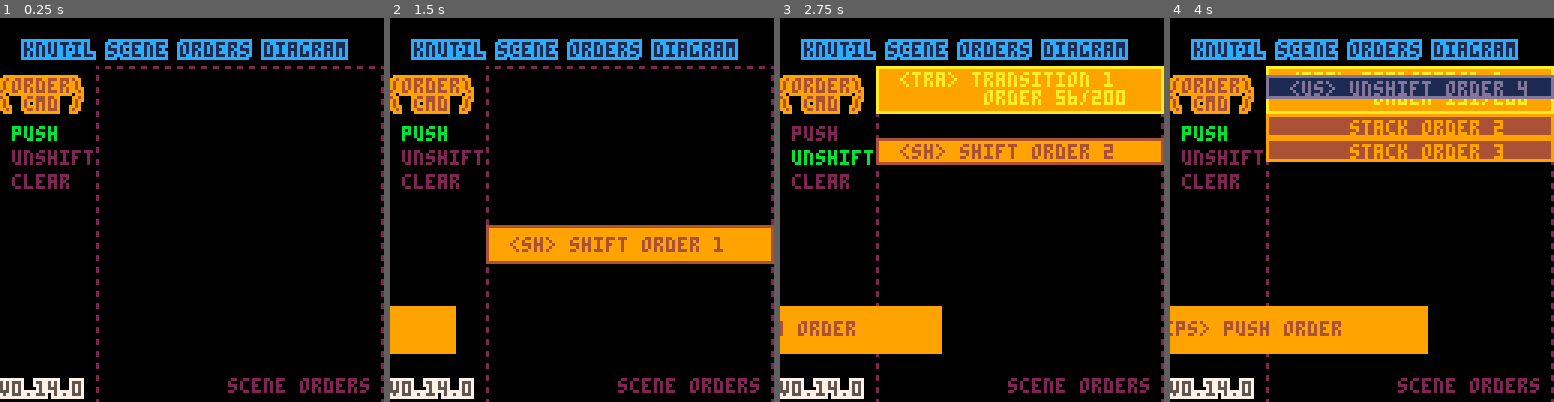
Above: before the commit, frames 1-4 (left to right).
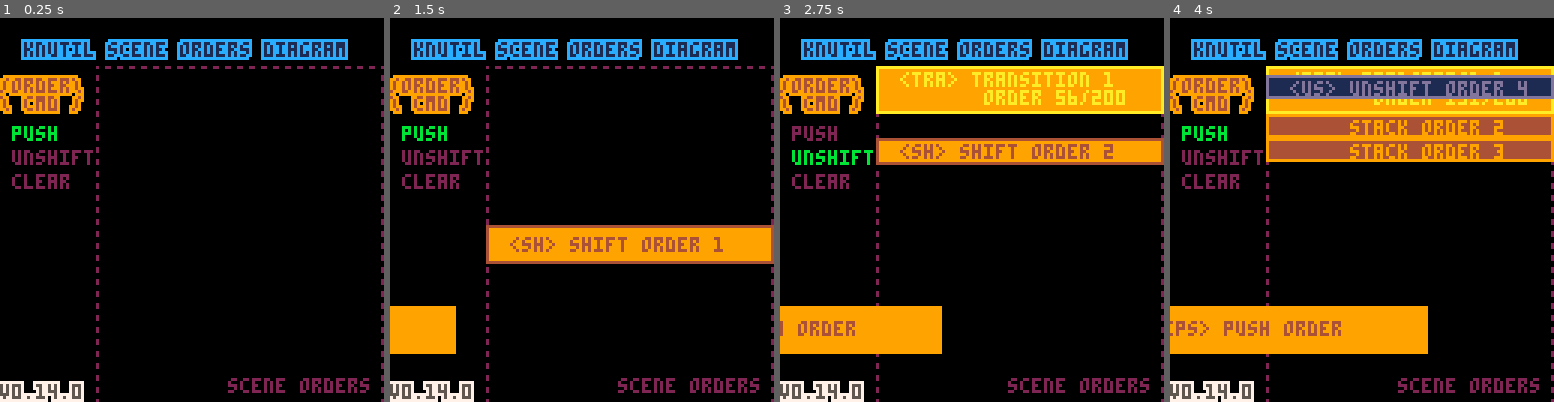
Above: after the commit, the same moments.

Repository: bitchunk/knutil
Game: PICO-8 cartridge knutil.p8
Same seed, same stepped clock (60 frames per second), same inputs: the game is played once before the commit and once after it.
Inputs:
- Up to frame 1 (0.25 s): no input
- Up to frame 2 (1.5 s): tap O (Z key) at 0.33, 0.7, 1.43 s; tap X (X key) at 1.07 s
- Up to frame 3 (2.75 s): hold Left 1.97-2.37 s; tap X (X key) at 2.07, 2.4, 2.73 s; tap O (Z key) at 2.22 s; hold Down from 2.42 s (still down)
- Up to frame 4 (4 s): release Down at 2.82 s; hold Right 2.87-3.53 s; tap X (X key) at 3.07, 3.4, 3.73 s; tap O (Z key) at 3.1, 3.98 s; hold Up from 3.58 s (still down)

The runs differ from the first frame. In frame 1, 0.6% of the frame differs, in the area x 0-22%, y 93-100%; in frame 2, 0.6%; in frame 3, 0.6%; in frame 4, 0.6%.

Commit message:
- dbg:support for nil - amid:change the order of arguments. - htd:change from tmap to foreach. - ecpalt:be sure to perform initialization of the transparency settings. - htbl:token cost cut, note second return value. - dmp:added _update_buttons(). - tmap:support for false replacements. - ttable:use count() to determine. - mkpal:arguments before and after the change. support for multiple palette sets. - replace:support for multiple replacements. - oprint:inherit outline() and rename function. - msplit:wrapper for split() is eliminated and renamed. - scene:  - cmdscenes:changed to scmd. for a while cmdscenes will remain for compatibility.
- [deleted]:
 - toc
 - tonorm
 - ecmkpal

Diff:
--- a/knutil.p8
+++ b/knutil.p8
@@ -5,8 +5,8 @@
 --@shiftalow / bitchunk
 version='v0.14.0'
 --set1:basic
-function amid(c,a)
-return mid(c,a,-a)
+function amid(...)
+	return mid(-...,...)
 end
 
 function bpack(w,s,b,...)
@@ -42,27 +42,17 @@
 
 function ecpalt(p)
 	palt()
-	for i,v in pairs(p) do
+	tmap(p,function(v,i)
 		palt(i,v==0)
-	end
-end
-
---function ecpalt(p)
---for i,v in pairs(p) do
---if v==0 then
---palt(i,true)
---end
---end
---end
+	end)
+end
 
 function htd(b,n)
-local a,t={},msplit(b,n or 2)
-if t then
-tmap(t,function(v)
-add(a,tonum('0x'..v))
-end)
-return a
-end
+	local a={}
+	foreach(msplit(b,n or 2),function(v)
+		add(a,tonum('0x'..v))
+	end)
+	return a
 end
 
 function htbl(ht,c)
@@ -309,13 +299,14 @@
 end)
 end
 
-function cmdscenes(b,p,...)
+function scmd(b,p,...)
 return tmap(msplit(replace(b,"\t",""),"\n",' '),function(v)
 local s,m,f,d=unpack(v)
 return _scal[s] and _scal[s][m](f,tonum(d),p or {}) or false
 end)
-,... and cmdscenes(...)
-end
+,... and scmd(...)
+end
+cmdscenes=scmd
 
 function transition(v)
  v.tra()
@@ -360,16 +351,18 @@
 
 --dbg
 function dbg(...)
-if ...~=nil then
-add(_dbgv,{...})
-else
-tmap(_dbgv,function(t,y)
-oprint(join(' ',unpack(ttable(t) or {t})),0,121+(y-#_dbgv)*6,5,7)
-end)
-_dbgv={}
-end
-end
-dbg()
+	local p,d={},{...}
+	for i=1,#d do
+		if add(p,tostr(d[i]))=='d?' then
+			tmap(_dbgv,function(v,i)
+				oprint(join(' ',unpack(v)),0,128-i*6,5,7)
+			end)
+			_dbgv,p={}
+		end
+	end
+	add(_dbgv,p,1)
+end
+dbg'd?'
 -->8
 --init vars
 function _init()
@@ -383,7 +376,7 @@
 	scenes=mkscenes(msplit'library items stack transition push shift unshift remove')
 	keycheck=mkscenes{'keycheck'}
 	cls()
-	cmdscenes([[
+	scmd([[
 		keycheck st key_order 0
 		stack st stacked 0
 		items st draw_items 0
@@ -397,7 +390,7 @@
 	document_x+=tonum(btnp(➡️))-tonum(btnp(⬅️))
 	document_y+=tonum(btnp(⬇️))-tonum(btnp(⬆️))
 	if btnp(🅾️) or btnp(❎) then
-		cmdscenes[[
+		scmd[[
 			keycheck st key_library 0
 		]]
 	end
@@ -415,7 +408,7 @@
 		document_x,document_y=0,0
 	end
 	if btnp(🅾️) or btnp(❎) then
-		cmdscenes[[
+		scmd[[
 			keycheck st key_document 0
 		]]
 	end
@@ -491,17 +484,17 @@
 	if btnp(🅾️) then
 		({
 			function()
-				cmdscenes[[
+				scmd[[
 					push ps push_order 60
 				]]
 				end,
 			function()
-				cmdscenes[[
+				scmd[[
 					unshift ps unshift_order 60
 				]]
 			end,
 			function()
-				cmdscenes[[
+				scmd[[
 					push cl
 					unshift cl
 					shift cl
@@ -543,7 +536,7 @@
 	?'<ps> push order',x+8,o.rect.y+5,4
 
 	if o.lst then
-		cmdscenes('shift ps shift_order 30',o)
+		scmd('shift ps shift_order 30',o)
 	end
 end
 
@@ -562,11 +555,11 @@
 	)
 
 	if o.lst then
-		local s=cmdscenes'transition fi transition_order'[1]
+		local s=scmd'transition fi transition_order'[1]
 		if s then
 			s.prm.res=s.cnt
 		end
-		cmdscenes('transition us transition_order 200',o)
+		scmd('transition us transition_order 200',o)
 	end
 end
 
@@ -578,7 +571,7 @@
 	print("<sh> shift order "..o.prm.id,rc.x+8,rc.y+o.rate'5 2',4)
 
 	if o.lst then
-		cmdscenes('transition ps transition_order 200',o.prm)
+		scmd('transition ps transition_order 200',o.prm)
 	end
 end
 
@@ -640,7 +633,7 @@
 	end)
 
 	if o.lst then
-		cmdscenes([[
+		scmd([[
 			remove ps remove_order 120
 		]],o.prm)
 	end
@@ -648,7 +641,7 @@
 
 function remove_order(o)
 	if o.fst then
-		cmdscenes[[
+		scmd[[
 			transition us nil 120
 			unshift us nil 120
 		]]
@@ -675,7 +668,7 @@
 	cls()
 	foreach(scenes,transition)
 	dbg(version)
-	dbg()
+	dbg'd?'
 end
 -->8
 --htbl examples
@@ -726,7 +719,7 @@
 ]])
 
 menuitem(5,'scene order dg',function()
-cmdscenes([[
+scmd([[
 	keycheck st key_order 0
 	stack st stacked 0
 	items st draw_items 0
@@ -795,7 +788,7 @@
 mkscenes	create a multitasking scene object.	マルチタスクの シ-ンオフ゛シ゛▤クトを さくせいします。	mkscenes( keys )\n- @param  table keys  -- scene name table.\n- @return table       -- scene object table for scanning.
 dbg	outputs values to the screen regardless of output timing.	しゅつりょくタイミンク゛かんけいなして゛ あたいを か゛めんしゅつりょく します。	dbg(...)\n- @param  any ...  -- value to be examined (other than table)
 ]],"\n","\t")
-cmdscenes([[
+scmd([[
 	library st draw_library 0
 	keycheck st key_library 0
 	items cl
@@ -813,13 +806,25 @@
 --[[
 update history
 **v0.14.0**
+- dbg:support for nil
+- amid:change the order of arguments.
+- htd:change from tmap to foreach.
+- ecpalt:be sure to perform initialization of the transparency settings.
+- htbl:token cost cut, note second return value.
+- dmp:added _update_buttons().
+- tmap:support for false replacements.
+- ttable:use count() to determine.
+- mkpal:arguments before and after the change. support for multiple palette sets.
+- replace:support for multiple replacements.
 - oprint:inherit outline() and rename function.
 - msplit:wrapper for split() is eliminated and renamed.
-- tonorm:token cost cutting.
+- scene:
+ - cmdscenes:changed to scmd. for a while cmdscenes will remain for compatibility.
 
 - [deleted]:
  - toc
  - tonorm
+ - ecmkpal
 
 **v0.13.1**
 - corrected commented out vdmp to dmp.
